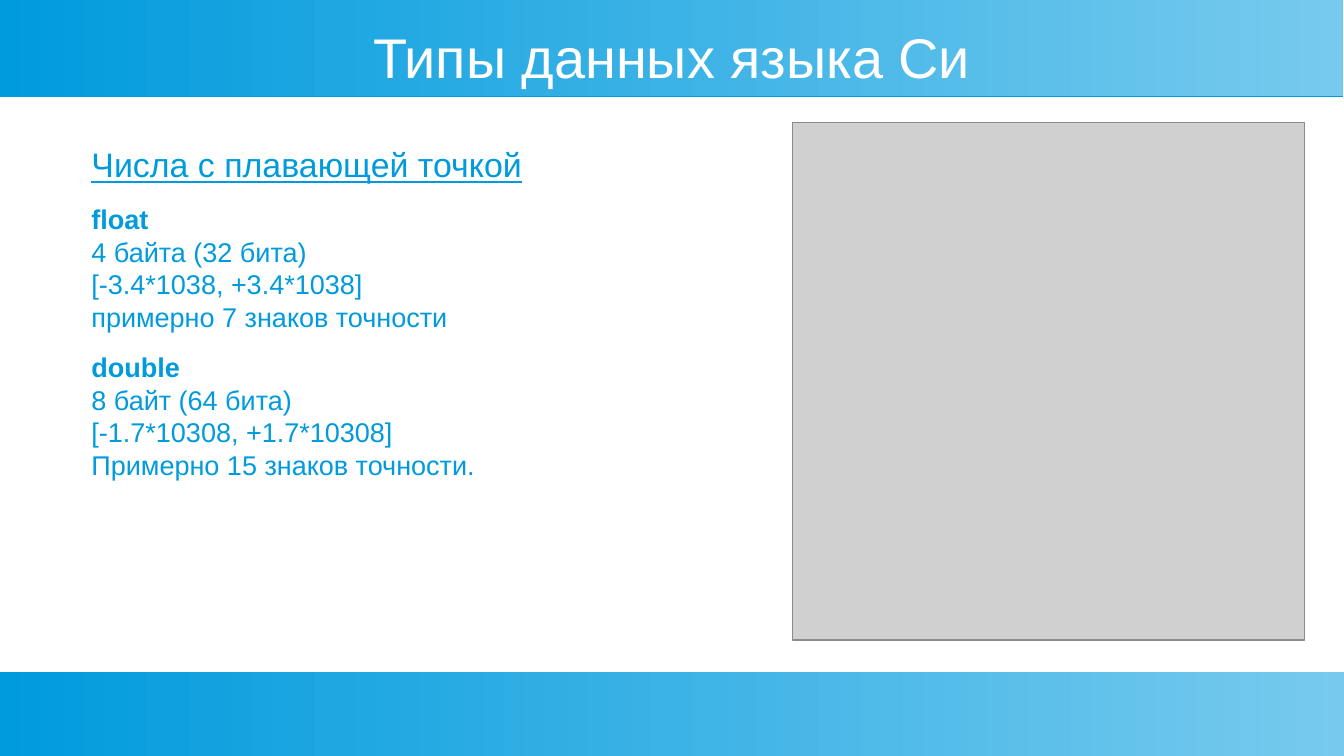
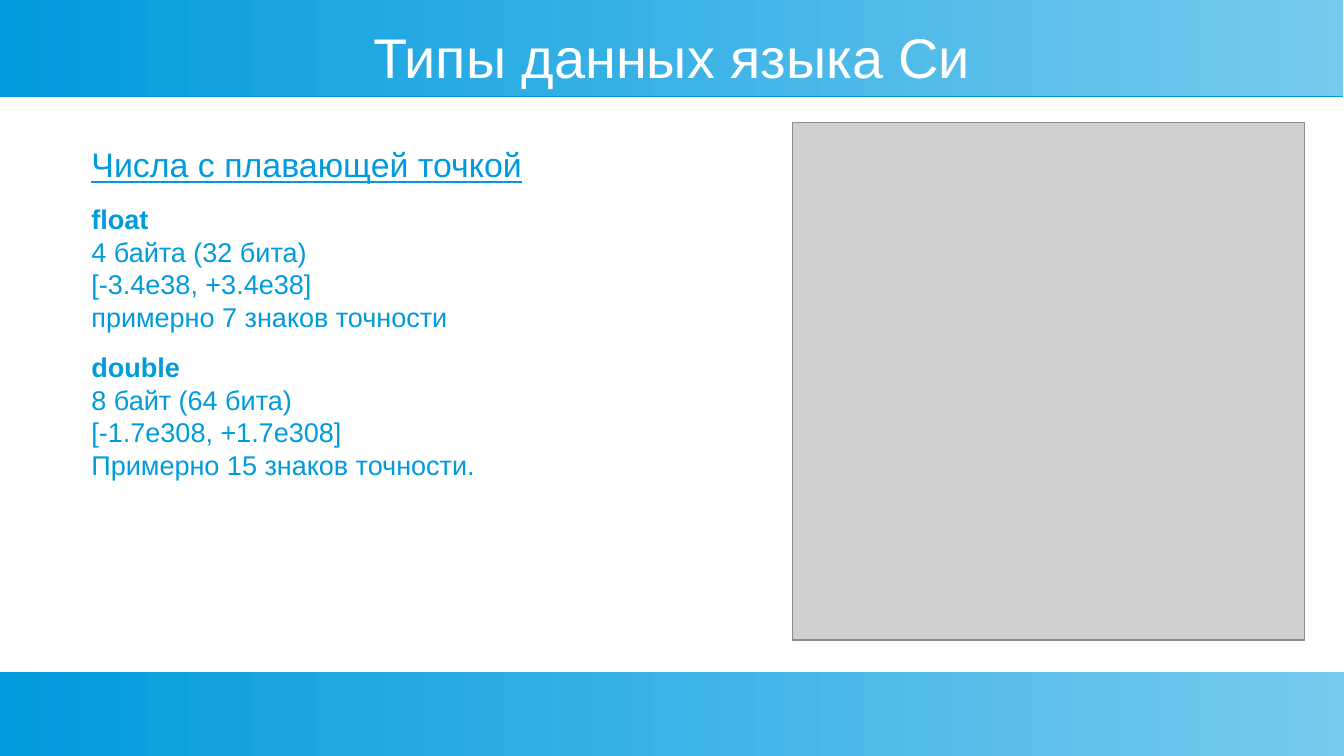
Before and after one commit to cansat-tsniimash/lections, a slide deck: slide 14 of programming-2/programming-2.odp. Drawn at 1344x756 pixels with LibreOffice and Linux fonts; fonts in the diff are those of the drawing; grey boxes stand for pictures. Boxes give left, top, right and bottom in pixels: in the first picture for what was removed or moved away, otherwise in the second. Text is boxed around its words. In the diff, an @@ line names an element or a change of style, - is before the commit and + after.

```diff
--- a/programming-2/programming-2.odp
+++ b/programming-2/programming-2.odp
@@ text at <box>91,209,475,480</box>: text changed @@
-float
-4 байта (32 бита)
-[-3.4*1038, +3.4*1038]
-примерно 7 знаков точности
-double
-8 байт (64 бита)
-[-1.7*10308, +1.7*10308]
-Примерно 15 знаков точности.
+float
+4 байта (32 бита)
+[-3.4e38, +3.4e38]
+примерно 7 знаков точности
+double
+8 байт (64 бита)
+[-1.7e308, +1.7e308]
+Примерно 15 знаков точности.
```
Also in this commit, not shown: 1 other file.
